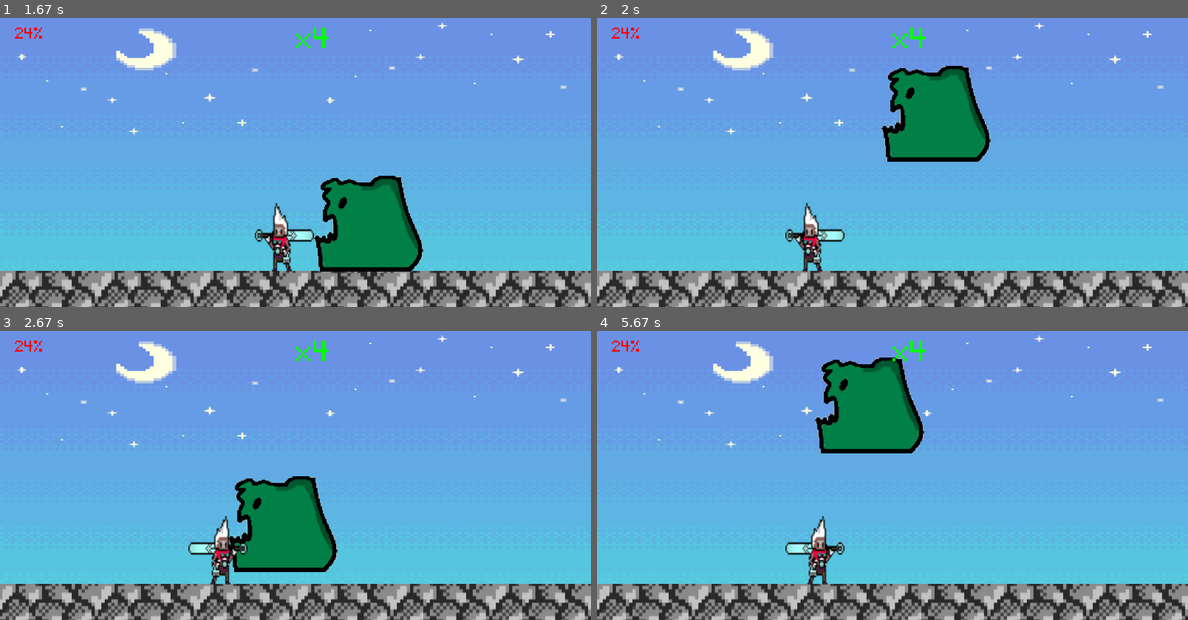
Above: before the commit, frames 1-4 (two rows, left to right).
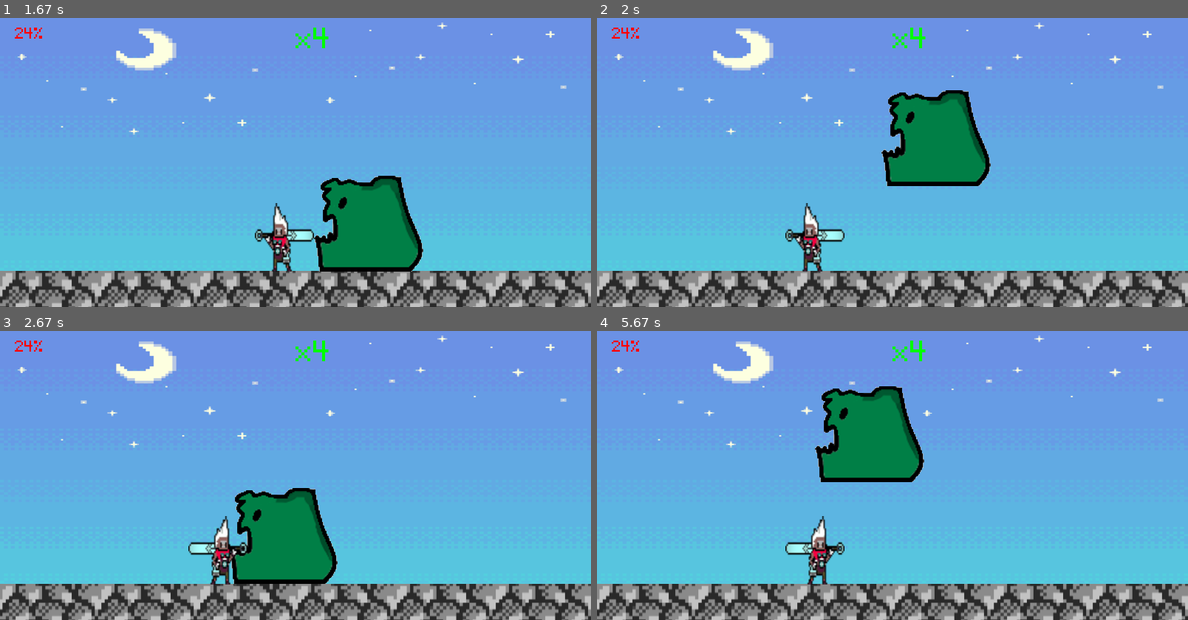
Above: after the commit, the same moments.

Repository: WINDKING-1/TheDasher
Game: pygame game, started from The dasher code.py
The game is run twice, just before and just after one commit, with the same random seed, the same clock (stepped at 60 frames per second) and the same inputs.
Inputs:
- Up to frame 1 (1.67 s): hold Right 0.33-0.8 s; hold Right 0.83-1.3 s; hold Left from 1.33 s (still down)
- Up to frame 2 (2 s): release Left at 1.87 s; hold Left from 1.9 s (still down)
- Up to frame 3 (2.67 s): release Left at 2.3 s; hold Right from 2.33 s (still down)
- Up to frame 4 (5.67 s): release Right at 2.97 s; hold Left 3-3.47 s; hold Right 3.5-3.97 s; hold Right 4-4.47 s; hold Left 4.5-5.03 s; hold Left 5.07-5.47 s; hold Right from 5.5 s (still down)

Frame 1 is identical in both runs. In frame 2, 4.3% of the frame differs, in the area x 48-67%, y 16-59%; in frame 3, 2.8%; in frame 4, 4.8%, in the area x 36-56%, y 9-53%.

Commit message:
Update The dasher code.py

Diff:
--- a/The dasher code.py
+++ b/The dasher code.py
@@ -38,8 +38,9 @@
 Monster_rect=Monster.get_rect(midbottom=(650,352))
 monster_aircount=0
 Monster_jump_timer = 110
-monster_jump=0.9
+monster_jump=0.7
 monster_movespeed=2.5
+monster_fallspeed=9
 
 
 player_surf=pygame.image.load(r'e3.png').convert_alpha()
@@ -99,7 +100,7 @@
 
 def monster_gravity():
     if not Monster_rect.colliderect(Ground_rect):
-        Monster_rect.y += player_fallseed
+        Monster_rect.y += monster_fallspeed
 
 def lvl1():
     screen.blit(Sky_surf,(0,0))
@@ -266,7 +267,7 @@
         Monster_jump_timer -= 1
 
     if Monster_jump_timer <= 0:
-        monster_aircount = -30
+        monster_aircount = -34
         Monster_jump_timer = 200
 
     if monster_aircount < 0:
